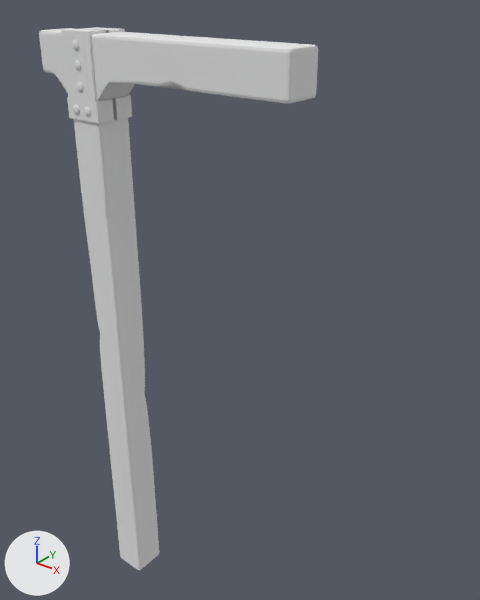
A saved change to the Blender file The Wood/Assets/Models/MultiSignPost/MultiSignPost.blend.
Both versions are drawn from a camera (50 mm lens) standing at (26.8, -22.3, 20.3) and looking at (7.1, 2.3, 5.1). Lighting does not change. The marker at lower left points along +X, +Y and +Z.

Names of what the first picture shows: 'Metal Bracket', 'Wood Post'.
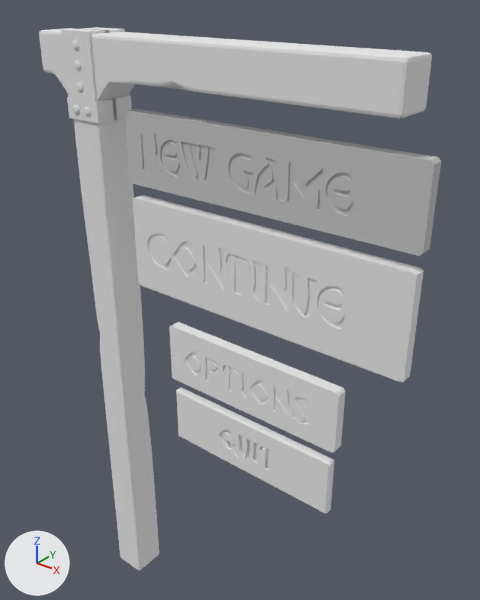
Boxes [x1, y1, x2, y2] around the edits, measured in the pictures (480 x 600 px; the box of a moved part takes in the faces that stretch with it):
'Wood Post', reshaped (41% wider): before [39, 28, 318, 570]; after [39, 28, 432, 570]
'Sign 1', added: after [132, 195, 424, 382]
'Sign 0', added: after [125, 109, 441, 256]
'Sign 2', added: after [169, 322, 345, 453]
'Sign 3', added: after [176, 387, 334, 514]
part 1 of me_cube_002, moved or reshaped: before [253, 43, 318, 104]; after [253, 43, 432, 119]

What the commit changed:
Material 'NewGameSign' (mat_newgamesign) is new.
Its base color is (0.553, 0.553, 0.553) (light grey #c4c4c4).
Material 'OptionsSign' (mat_optionssign) is new.
Its base color is (0.8, 0.8, 0.8) (white #e7e7e7).
Material 'ContinueGameSign' (mat_continuegamesign) is new.
Its base color is (0.8, 0.8, 0.8) (white #e7e7e7).
Material 'Quit Sign' (mat_quit_sign) is new.
Its base color is (0.8, 0.8, 0.8) (white #e7e7e7).
me_cube_002 has 1166 vertices, 1164 faces and spans x -3.0..12.1, y -1.0..1.0, z -16.0..18.0.
me_cube_002 is used by ob_wood_post; location (0.0, 0.0, 0.0).
me_cube_002 part 1: all 73 vertices in x 12.0..12.1, y -1.0..1.0, z 16.0..18.0 are moved by (4.6, 0.0, 0.0).
Mesh me_cube_001 is new.
It has 3382 vertices, 2250 faces and spans x -5.3..10.4, y -0.3..0.3, z -1.8..1.8.
It uses material mat_newgamesign (its picture is missing).
Mesh me_cube_005 is new.
It has 2275 vertices, 1512 faces and spans x -5.2..5.2, y -0.29..0.29, z -1.65..1.65.
It uses material mat_optionssign (its picture is missing).
Mesh me_cube is new.
It has 2724 vertices, 1814 faces and spans x -7.7..7.7, y -0.3..0.3, z -2.4..2.4.
It uses material mat_continuegamesign (its picture is missing).
Mesh me_cube_008 is new.
It has 1296 vertices, 870 faces and spans x -5.02..5.02, y -0.24..0.24, z -1.6..1.6.
It uses material mat_quit_sign (its picture is missing).
Object 'Sign 0' (ob_sign_0) is new; it shows me_cube_001.
Its location is (7.42, 0.0, 12.84).
Object 'Sign 2' (ob_sign_2) is new; it shows me_cube_005.
Its location is (9.59, 0.0, 2.1).
Object 'Sign 1' (ob_sign_1) is new; it shows me_cube.
Its location is (9.95, 0.0, 7.92).
Object 'Sign 3' (ob_sign_3) is new; it shows me_cube_008.
Its location is (9.56, 0.0, -1.87).
